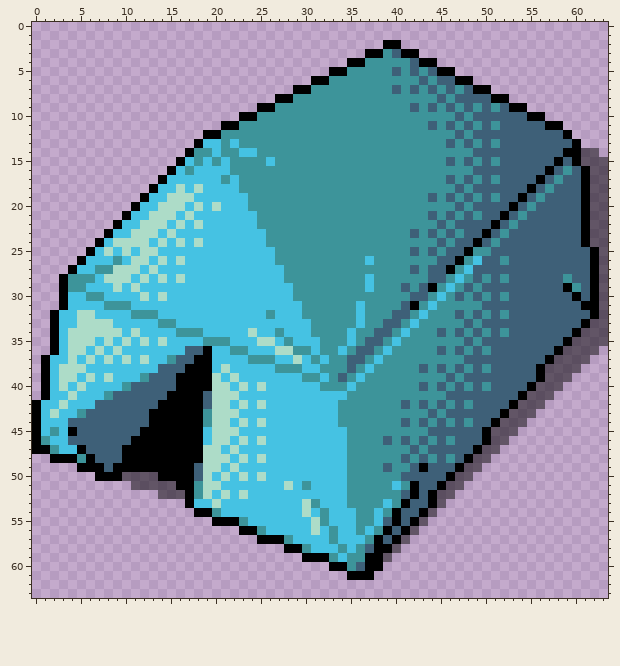
One commit to this pixel-art sprite: resources/sprites/planet_objects/tent.png. The first picture shows the starting point.
The file is 64x64 pixels.
And afterwards:
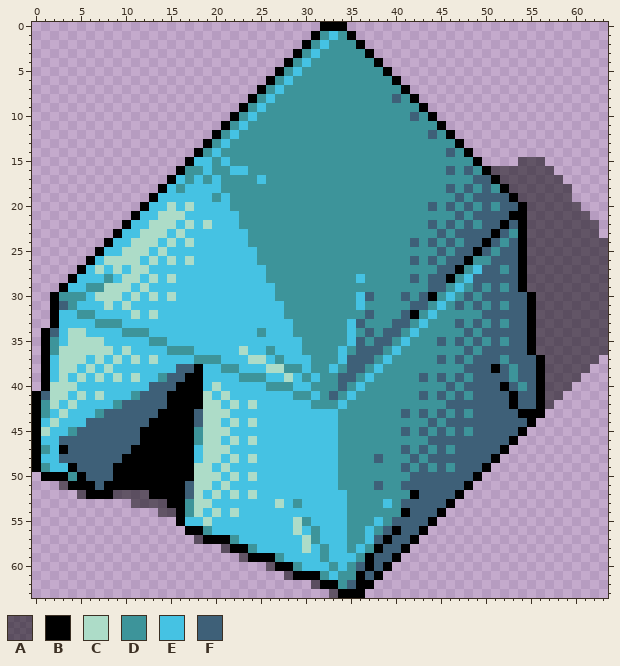
Palette (. is transparent): A #00000080  B #000000  C #addcc8  D #3d949a  E #45c2e3  F #3e6078
The exact change:
Changed rows in their new state; - is an unchanged pixel.
first column x 0:
 0 --------------------------------BBB-----------------------------
 1 -------------------------------BDEDB----------------------------
 2 ------------------------------BDEDDDB--..-----------------------
 3 -----------------------------BDEDDDDD-.....---------------------
 4 ----------------------------BDEDDDDDD-B......-------------------
 5 ---------------------------BDEDDDDD----B.......-----------------
 6 --------------------------BDEDDDD-------B........---------------
 7 -------------------------BDEDDD---------DB.........-------------
 8 ------------------------BDEDD-----------F-B..........-----------
 9 -----------------------BDED---------------DB...........---------
10 ----------------------BDE-----------------F-B............-------
11 ----------------------DE--------------------DB.............-----
12 -------------------.--E---------------------F-B.............----
13 ------------------.BDED-----------------------DB.............---
14 -----------------.B----DD---------------------F-B..............-
15 ----------------.BE-------D-------------------D-DB....AAA.......
16 ---------------.B-D-DDEE----------------------F-FDBAAAAAAA......
17 --------------.B-D-D--D--E--------------------D-DF-BAAAAAAA.....
18 -------------.B-D-E--DD-----------------------FDFD-DBAAAAAAA....
19 ------------.B-EEE--D-DD--------------------D-DFDF-F-BAAAAAA....
20 -----------.B-E-ECE-E-DD--------------------F-FDFD-D-FBAAAAAA...
21 ----------.B-E--CE-----DD-------------------D-DFDF--FBBAAAAAAA..
22 ---------.B-E--CECEC---DD-------------------FDFD-D-FBFBAAAAAAA-.
23 --------.B-E--CEC-------DD----------------D-DFDF--FBFDBAAAAAAA-.
24 -------.BEE--CECECE-----DD----------------F-FDFD-FBFD-BAAAAAAA--
25 ------.BE--C-EC----------DD---------------D-DFD-FBFD--BAAAAAAAA-
26 -----.B-CCC-ECECEC-------DD----------D----F-FD-FBDD-F-BAAAAAAAA-
27 ----.B-CE-E-CE------------DD--------------D-D-FBDE--D-BAAAAAAAA-
28 ---.BEE-DE-CECECE---------DD--------ED----F---BDE-F-F-BAAAAAAAA-
29 ----EEDDC-CEC--------------DD--------D---D-DFFDEDFD-D-BAAAAAAAA-
30 --BDDDECCC-CECEC-----------DD-------EF---FD-BDEDFDF-F--BAAAAAAA-
31 --BFD---CEC-----------------DD-----------DFFDE-F-FD-D--BAAAAAAA-
32 -----DD----CEC------------E-DD------DF--D-BDE--D-DF-F--BAAAAAAA-
33 -----EEDDD----EE-------------DD----EF--D-FDE---FDFD-D--BAAAAAA--
34 -BF---EEEEDDD---EEE-----ED-E-DD------FD-FDE--D-DFDF-F--BAAAAA---
35 -BD----CE-E-EDD----EEE---EE-E-DD----FD-FDE---F-FDFD-D--BAAAA----
36 -BDC--C-CEC----DDDEE--EC--DEEE-D------FDE----D-DFDF----BAAA----A
37 ---C-CECECECEC-EEEDDD---CCED-E--D-E--FDE-----F-FD---D---BA----A-
38 -----EC-C-----EE-F-E-DD---CC---D-E--FDE----D-D-DF-FB-D-------A--
39 ----ECECEC-CEED-F--EE-EDDD--C--ED--FDE-----F-FDFD----D------A---
40 --C-CE----EEE------E-E-E-EDDD--D--FDE------D-DFDF-F-B-DFB--A----
41 BFCCEC-CEEED-------CE-E------DD-DFDE-------F-FD-D----BFFB-A-----
42 -DCEC--EED----F----C-ECECE-----DDDE------D-D-DF-F-----FFBA------
43 -DEC-EED-----F----FC--E------------------F-FDFD-D---FFBBB-------
44 --C-EE------------FC-ECECE---------------D-DFDF-F--FFFFB--------
45 -CE-D-------------DC--E-----------D------F-FD-D-D-FFFFB---------
46 -E-F-------F------DC-ECECE--------D----D-D-DF-F---FFFB----------
47 -DEBFF----F-------E--CE-----------D------FDFD-D--FFFB-----------
48 BEEFFFF-----------E--ECECE--------D---F--DFDF-F-FFFB------------
49 BDEEBFFF----------C-ECE-----------D----D-FDFD-DFFFB-------------
50 -BBBDBFFF-BBBB----C-CECECE--------D------D----FFFB--------------
51 ---ABBBFBBBBBBBB-FC-EC------E-E---D---F-DFF--FFFB---------------
52 -----ABBBAAAABBBBFCECECEC----------------D--FFFB----------------
53 -----------AAAABBDCCE------C-DEE---------F--FFB-----------------
54 --------------AABDCEC-C-------E-E--D--D-DB-FFB------------------
55 ----------------BEECEEEE-----CDEE--D---DF-FFB-------------------
56 -----------------BBDEEEEEE---C-D-E-D---FBFFB--------------------
57 ------------------ABBBDEEEEEE-CD-E-DDEFBFFB---------------------
58 ---------------------ABBDEEEEEC-D-EDED-FFB----------------------
59 -----------------------ABBBDEEEEDE-E--FFB-----------------------
60 --------------------------ABBDEEEDE---FB------------------------
61 ----------------------------ABBBDEDD-FB-------------------------
62 -------------------------------ABBDFBB--------------------------
63 ---------------------------------ABBB---------------------------
Boxes around the changes in both pictures, in picture pixels (x1, y1, x2, y2):
changed: (32, 22, 608, 598)
